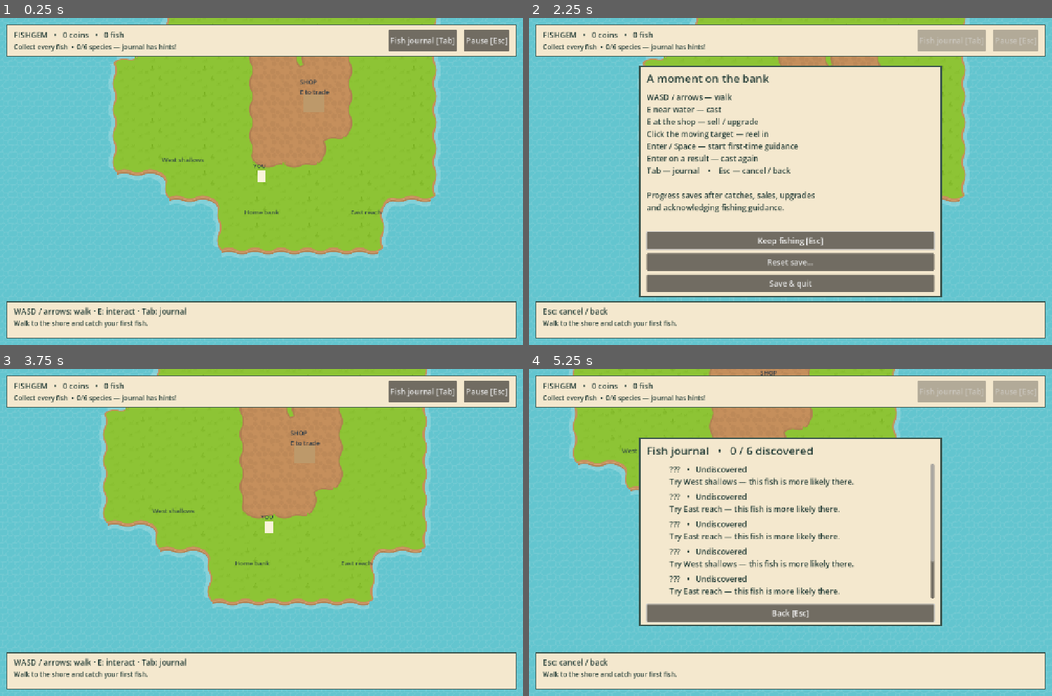
Above: before the commit, frames 1-4 (two rows, left to right).
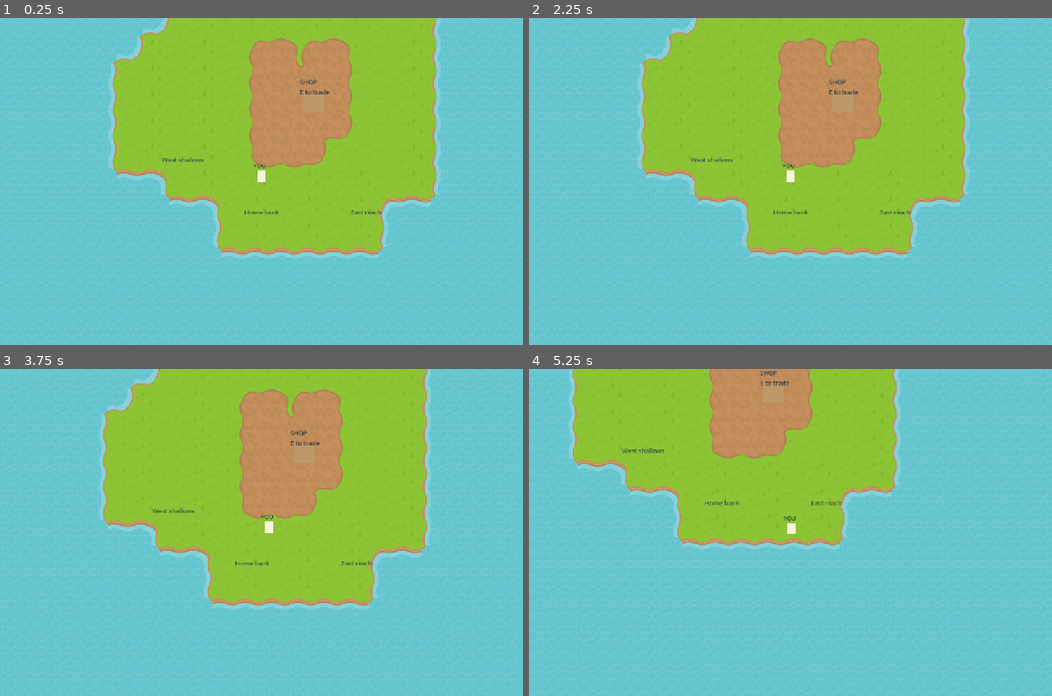
Above: after the commit, the same moments.

Repository: indie-arch/fishgem
Game: Godot game, scene res://scenes/prototype.tscn
Same seed, same stepped clock (60 frames per second), same inputs: the game is played once before the commit and once after it.
Inputs (mouse positions are in pixels of both pictures, inside the frame that each line leads up to):
- Up to frame 1 (0.25 s): no input
- Up to frame 2 (2.25 s): click (952, 40) at 0.5 s, where only the run before the commit has a clickable "Fish journal [Tab]"; click (790, 263) at 1.25 s, where only the run before the commit has a clickable "Back [Esc]"; click (1015, 40) at 2 s, where only the run before the commit has a clickable "Pause [Esc]"
- Up to frame 3 (3.75 s): click (261, 591) at 2.75 s, where only the run before the commit has a clickable "Keep fishing [Esc]"; tap Enter at 3.5, 3.6 s; move the mouse to (376, 516) at 3.52 s; hold D from 3.53 s (still down); click (376, 516) at 3.67 s
- Up to frame 4 (5.25 s): tap Space at 3.77, 4.52 s; move the mouse to (685, 548) at 4.27 s; release D at 4.28 s; hold S 4.28-5.03 s; tap Keypad Enter at 4.35 s; move the mouse to (842, 460) at 5.02 s; hold D from 5.03 s (still down); tap Tab at 5.1 s

The runs differ from the first frame. In frame 1, 21% of the frame differs, in the area x 1-99%, y 2-98%; in frame 2, 62%; in frame 3, 21%; in frame 4, 54%.
Error after the commit: Parse Error: Preload file "res://scripts/holographic.gdshader" does not exist. (res://scripts/prototype_ui.gd:341)

Commit message:
Add rare holographic fish variants
- Add faster, harder holographic variants with shimmer effects
- Track variants while preserving base species collection progress
- Refresh gameplay documentation and watchdog configuration

Diff:
--- a/scripts/prototype_game.gd
+++ b/scripts/prototype_game.gd
@@ -164,7 +164,7 @@
 	var title := "You caught a %s!" % fish.name
 	var details := "It weighs %.2f kg!\nWorth %d coins at the shop." % [fish.weight_kg, progress.sale_value(fish)]
 	if is_discovery:
-		details += "\n\nNew species! Added to your fish journal."
+		details += "\n\nNew holographic variant! Added to your fish journal." if fish.get("holographic", false) else "\n\nNew species! Added to your fish journal."
 	elif float(fish.weight_kg) > previous_best:
 		details += "\n\nNew personal best!"
 		if previous_best > 0.0:
@@ -172,19 +172,19 @@
 	if not was_complete and progress.journal_complete():
 		details = title + "\n" + details + "\n\nAll %d fish discovered. Nice fishing!" % progress.FISH.size()
 		title = "Journal complete!"
-	_show_result(title, details, fish.texture_path)
+	_show_result(title, details, fish.texture_path, fish.get("holographic", false))
 	_save_progress()
 
 func _on_escaped() -> void:
 	var fish: Dictionary = fishing.current_fish
 	_show_result("The %s swam away." % fish.get("name", "fish"),
-		"It slipped off the line. Cast again when you're ready.", str(fish.get("texture_path", "")))
-
-func _show_result(title: String, details: String, texture_path: String) -> void:
+		"It slipped off the line. Cast again when you're ready.", str(fish.get("texture_path", "")), fish.get("holographic", false))
+
+func _show_result(title: String, details: String, texture_path: String, holographic: bool = false) -> void:
 	bite_timer.stop()
 	world.end_cast()
 	_set_mode("result")
-	ui.show_result(title, details, texture_path, world.is_near_water() and not world.is_near_shop())
+	ui.show_result(title, details, texture_path, world.is_near_water() and not world.is_near_shop(), holographic)
 	ui.notice.text = title
 	_update_stats()
 
@@ -272,7 +272,7 @@
 
 func _update_stats() -> void:
 	ui.update_stats(progress.coins, progress.bag.size())
-	ui.update_collection(progress.discovered.size(), progress.FISH.size())
+	ui.update_collection(progress.discovered_species_count(), progress.FISH.size())
 
 func _save_progress() -> bool:
 	if _save_load_failed:
--- a/scripts/prototype_progress.gd
+++ b/scripts/prototype_progress.gd
@@ -2,6 +2,7 @@
 ## Small, provisional economy. Species names, prices and rod tuning are placeholders.
 
 const SAVE_PATH := "user://fishgem_prototype.json"
+const HOLOGRAPHIC_CHANCE := 1.0 / 200.0
 const MAX_UPGRADE_LEVEL := 5
 const UPGRADE_COSTS := [30, 65, 110, 170, 250]
 const TEXTURE_FOLDER := "res://assets/kenney_fish-pack_2/PNG/Default/"
@@ -44,11 +45,32 @@
 	var definitions := {}
 	for fish in FISH:
 		definitions[fish.id] = fish
+		var holographic: Dictionary = fish.duplicate(true)
+		holographic.id = fish.id + "_holographic"
+		holographic.base_id = fish.id
+		holographic.holographic = true
+		holographic.name = "Holographic " + fish.name
+		holographic.speed = fish.speed * 1.3
+		holographic.danger_speed = fish.danger_speed * 1.3
+		holographic.required_hits = fish.required_hits + 3
+		definitions[holographic.id] = holographic
 	return definitions
 
 
-func fish_catalog() -> Array[Dictionary]:
-	return FISH.duplicate(true)
+func fish_catalog(include_holographic: bool = false) -> Array[Dictionary]:
+	var catalog: Array[Dictionary] = FISH.duplicate(true)
+	if include_holographic:
+		for fish in FISH:
+			catalog.append(fish_by_id(fish.id + "_holographic"))
+	return catalog
+
+
+func discovered_species_count() -> int:
+	var count := 0
+	for fish in FISH:
+		if int(discovered.get(fish.id, 0)) > 0:
+			count += 1
+	return count
 
 
 func fish_by_id(species_id: String) -> Dictionary:
@@ -70,7 +92,10 @@
 	while ticket >= int(weights[fish_index]):
 		ticket -= int(weights[fish_index])
 		fish_index += 1
-	var fish: Dictionary = FISH[fish_index].duplicate(true)
+	var species_id: String = FISH[fish_index].id
+	if randf() < HOLOGRAPHIC_CHANCE:
+		species_id += "_holographic"
+	var fish := fish_by_id(species_id)
 	# Averaging two rolls makes ordinary sizes more likely than the extremes.
 	var size_factor := (randf_range(0.6, 1.4) + randf_range(0.6, 1.4)) * 0.5
 	fish.weight_kg = snappedf(fish.base_weight * size_factor * upgrade_effect("weight", int(upgrades.weight)), 0.01)
@@ -88,6 +113,11 @@
 	bag.append({"id": species_id, "weight_kg": float(fish.weight_kg)})
 	discovered[species_id] = int(discovered.get(species_id, 0)) + 1
 	best_weights[species_id] = maxf(float(best_weights.get(species_id, 0.0)), float(fish.weight_kg))
+	# A variant also discovers its species; the original collection goal stays attainable.
+	var base_id: String = _species_by_id[species_id].get("base_id", "")
+	if not base_id.is_empty():
+		discovered[base_id] = int(discovered.get(base_id, 0)) + 1
+		best_weights[base_id] = maxf(float(best_weights.get(base_id, 0.0)), float(fish.weight_kg))
 
 
 func sale_value(fish: Dictionary) -> int:
--- a/scripts/prototype_ui.gd
+++ b/scripts/prototype_ui.gd
@@ -154,11 +154,13 @@
 	hint.text = "Line cast! Watch the bobber…  [Esc] reel in"
 	notice.text = "Waiting for a bite. Some fish take their time."
 
-func show_result(title: String, details: String, texture_path: String, can_recast: bool = false) -> void:
+func show_result(title: String, details: String, texture_path: String, can_recast: bool = false, holographic: bool = false) -> void:
 	set_modal(title)
 	if not texture_path.is_empty():
 		var icon := TextureRect.new()
 		icon.texture = load(texture_path)
+		if holographic:
+			icon.material = _holographic_material()
 		icon.custom_minimum_size = Vector2(100, 110)
 		icon.expand_mode = TextureRect.EXPAND_IGNORE_SIZE
 		icon.stretch_mode = TextureRect.STRETCH_KEEP_ASPECT_CENTERED
@@ -256,11 +258,11 @@
 	upgrade_requested.emit(kind)
 
 func show_journal(progress) -> void:
-	set_modal("Fish journal   •   %d / %d discovered" % [progress.discovered.size(), progress.FISH.size()])
+	set_modal("Fish journal   •   %d / %d discovered" % [progress.discovered_species_count(), progress.FISH.size()])
 	if progress.journal_complete():
 		var celebration := _wrapped_label("JOURNAL COMPLETE! Every fish found. Nice fishing!", modal_body)
 		celebration.add_theme_color_override("font_color", Color("397046"))
-	var catalog: Array = progress.fish_catalog()
+	var catalog: Array = progress.fish_catalog(true)
 	for fish_index in catalog.size():
 		var fish: Dictionary = catalog[fish_index]
 		var row := HBoxContainer.new()
@@ -273,14 +275,18 @@
 		icon.stretch_mode = TextureRect.STRETCH_KEEP_ASPECT_CENTERED
 		if count > 0:
 			icon.texture = load(fish.texture_path)
+			if fish.get("holographic", false):
+				icon.material = _holographic_material()
 		row.add_child(icon)
-		var favourite := _preferred_spot(progress, fish_index)
+		var favourite := _preferred_spot(progress, fish_index % progress.FISH.size())
 		var entry := "???   •   Undiscovered\nTry %s — this fish is more likely there." % favourite
 		if count > 0:
 			var record := "%.2f kg" % float(progress.best_weights[fish.id]) if progress.best_weights.has(fish.id) else "unknown — no saved weight for earlier catches"
 			entry = "%s   •   caught %d   •   %d coins/kg\nPersonal best: %s\nFavourite spot: %s" % [fish.name, count, fish.price, record, favourite]
+		if fish.get("holographic", false) and count == 0:
+			entry = "Holographic ???   •   Undiscovered\nA very rare shimmer — try %s." % favourite
 		_wrapped_label(entry, row)
-	_wrapped_label("Every species can bite at every bank. Favourite spots give better odds.\nDiscoveries and recorded personal bests stay after selling.", modal_body)
+	_wrapped_label("Every species can bite at every bank. Holographic variants appear in 1 in 200 bites, swim faster and take more hits. They are bonus discoveries. Favourite spots give better odds.\nDiscoveries and recorded personal bests stay after selling.", modal_body)
 	_button("Back [Esc]", modal_actions, func(): close_requested.emit()).grab_focus()
 
 func _preferred_spot(progress, fish_index: int) -> String:
@@ -329,3 +335,8 @@
 	button.pressed.connect(action)
 	parent.add_child(button)
 	return button
+
+func _holographic_material() -> ShaderMaterial:
+	var shimmer := ShaderMaterial.new()
+	shimmer.shader = preload("res://scripts/holographic.gdshader")
+	return shimmer
Not shown, added: WATCHDOG.yml
Not shown, changed: README.md
